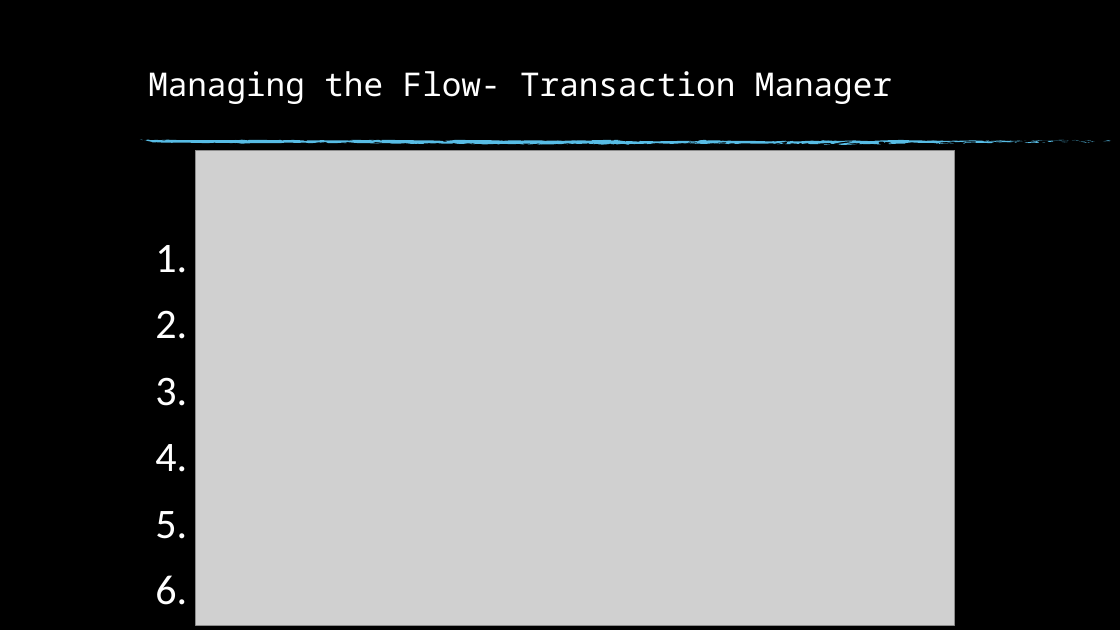
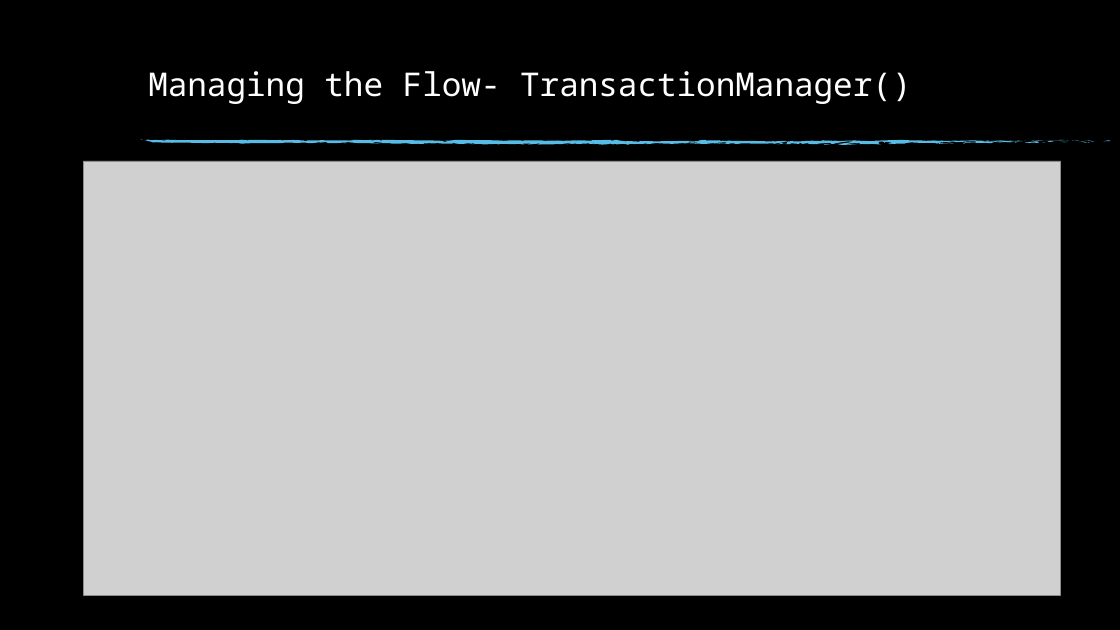
Before and after one commit to nathandangelo1/EvaluationPresentation-Kiosk, a slide deck: slide 8 of EvalPresentation_DAngelo.pptx. Drawn at 1120x630 pixels with LibreOffice and Linux fonts; fonts in the diff are those of the drawing; grey boxes stand for pictures; background and template pictures are left out. Boxes give left, top, right and bottom in pixels: in the first picture for what was removed or moved away, otherwise in the second. Text is boxed around its words. In the diff, an @@ line names an element or a change of style, - is before the commit and + after.

```diff
--- a/EvalPresentation_DAngelo.pptx
+++ b/EvalPresentation_DAngelo.pptx
@@ title at [148, 71, 911, 104]: text changed @@
-Managing the Flow- Transaction Manager
+Managing the Flow- TransactionManager()
@@ picture: place and size @@
-picture at [196, 150, 954, 625]
+picture at [84, 161, 1060, 596]
@@ text removed at [155, 245, 187, 605] @@
-1.
-2.
-3.
-4.
-5.
-6.
```
Also in this commit, not shown: 16 other slides changed, 11 slides added, 4 slides removed.
